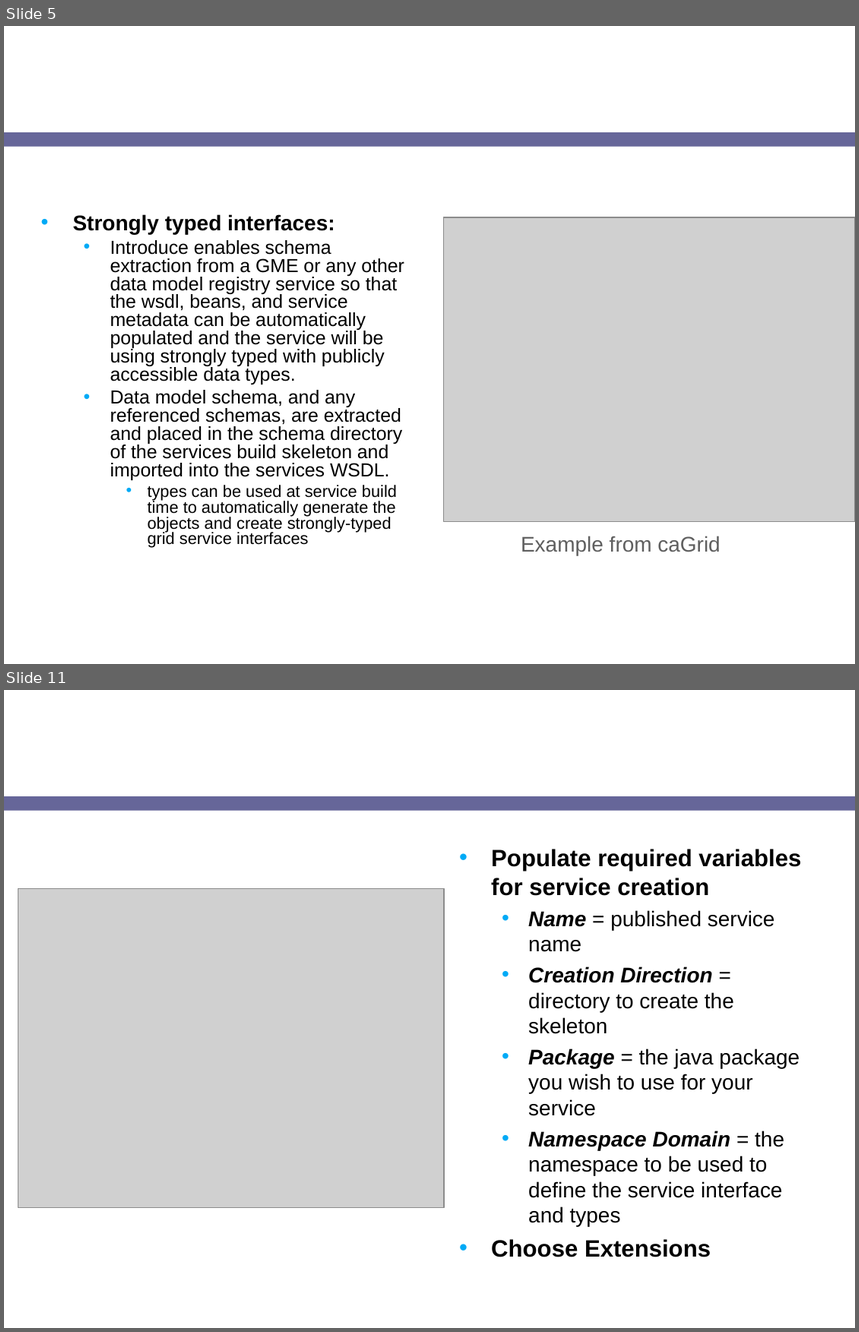
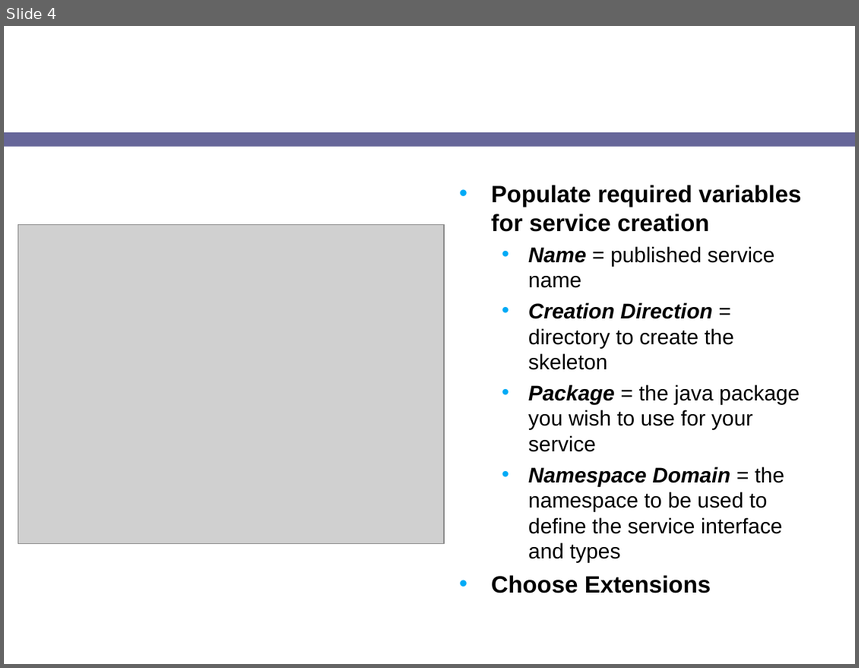
Before and after one commit to NCIP/cagrid-docs, a slide deck: presentations/introduce/Introduce-1.1-OGF-21-globus-software-providers.ppt. Shown one above the other, each under a label of ours: slides 5 and 11 before the commit, slide 4 after it; the slides between them are not shown. The pictures are 859x1332 and 859x668 pixels, drawn with LibreOffice and Linux fonts; fonts in the diff are those of the drawing; grey boxes stand for pictures; background and template pictures are left out. Boxes give left, top, right and bottom in pixels: in the first picture for what was removed or moved away, otherwise in the second. Text is boxed around its words. In the diff, an @@ line names an element or a change of style, - is before the commit and + after.

```diff
--- a/presentations/introduce/Introduce-1.1-OGF-21-globus-software-providers.ppt
+++ b/presentations/introduce/Introduce-1.1-OGF-21-globus-software-providers.ppt
@@ slide 5 removed at bbox=[4, 26, 855, 664], background picture (left out); not listed: 1 template element that a slide beside it also shows @@
@@ title removed at bbox=[32, 26, 671, 126] @@
-Addressing the Requirements (cont)
@@ text removed at bbox=[73, 214, 405, 548] @@
-• Strongly typed interfaces:
-  • Introduce enables schema extraction from a GME or any other data model registry service so that the wsdl, beans, and service metadata can be automatically populated and the service will be using strongly typed with publicly accessible data types.
-  • Data model schema, and any referenced schemas, are extracted and placed in the schema directory of the services build skeleton and imported into the services WSDL.
-    • types can be used at service build time to automatically generate the objects and create strongly-typed grid service interfaces
@@ picture removed at bbox=[444, 218, 855, 522] @@
@@ text removed at bbox=[521, 536, 720, 556] @@
-Example from caGrid
@@ what was slide 11 is now slide 4 @@
```
Also in this commit, not shown: 2 slides changed, 1 slide added, 10 other slides removed.
